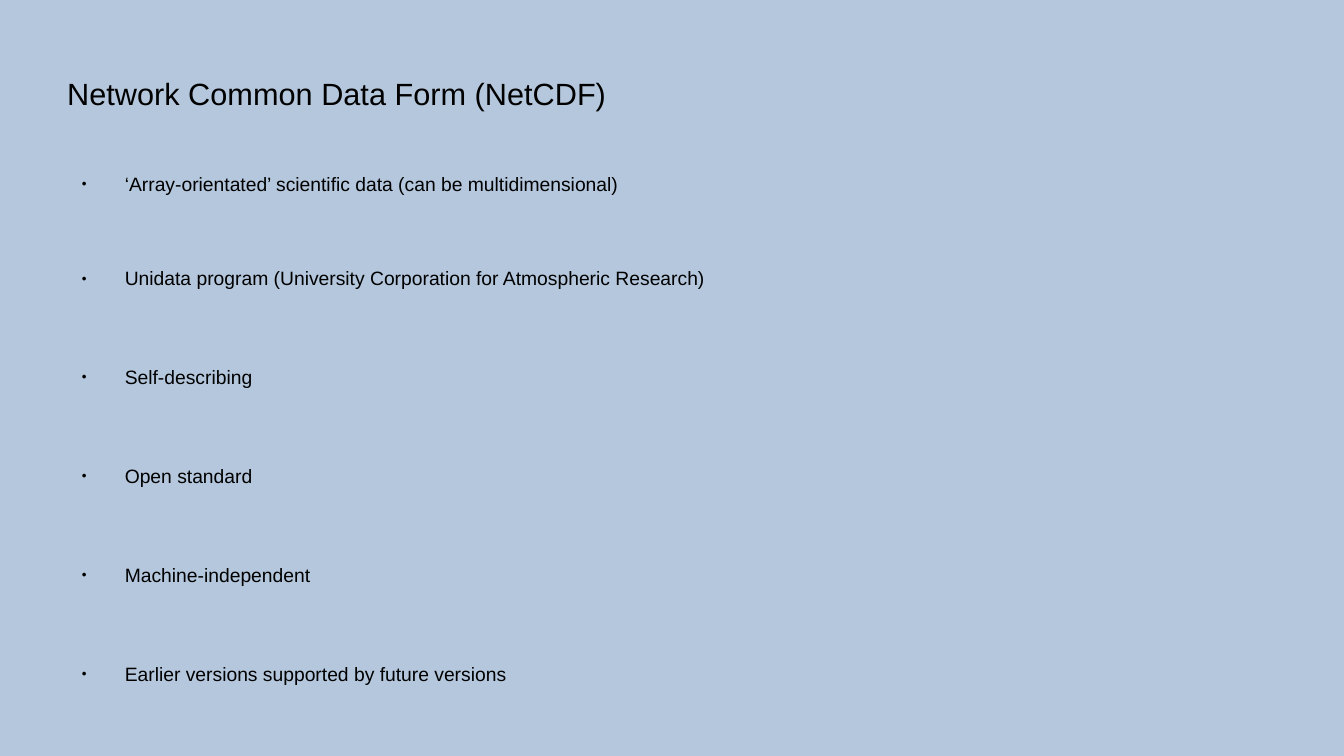
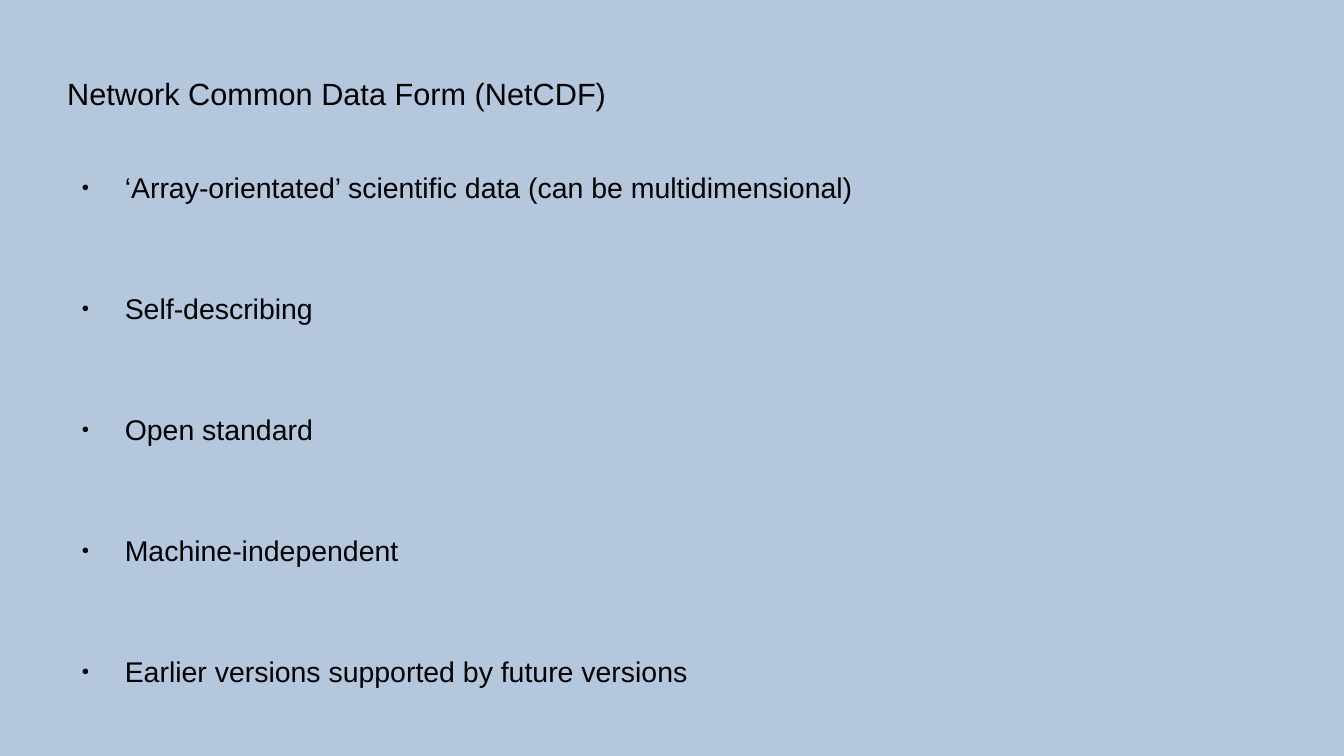
Before and after one commit to lhmarsden/CF-NetCDF_workshop, a slide deck: slide 1 of Introducing_NetCDF.odp. Drawn at 1344x756 pixels with LibreOffice and Linux fonts; fonts in the diff are those of the drawing. Boxes give left, top, right and bottom in pixels: in the first picture for what was removed or moved away, otherwise in the second. Text is boxed around its words. In the diff, an @@ line names an element or a change of style, - is before the commit and + after.

```diff
--- a/Introducing_NetCDF.odp
+++ b/Introducing_NetCDF.odp
@@ text "‘Array-orientated’ scientific data (can be ..." at (125,177,852,688): size 11.4 to 16.8 pt @@
@@ text at (125,271,704,289): paragraph removed @@
-● Unidata program (University Corporation for Atmospheric Research)
```
Also in this commit, not shown: 1 other file.
